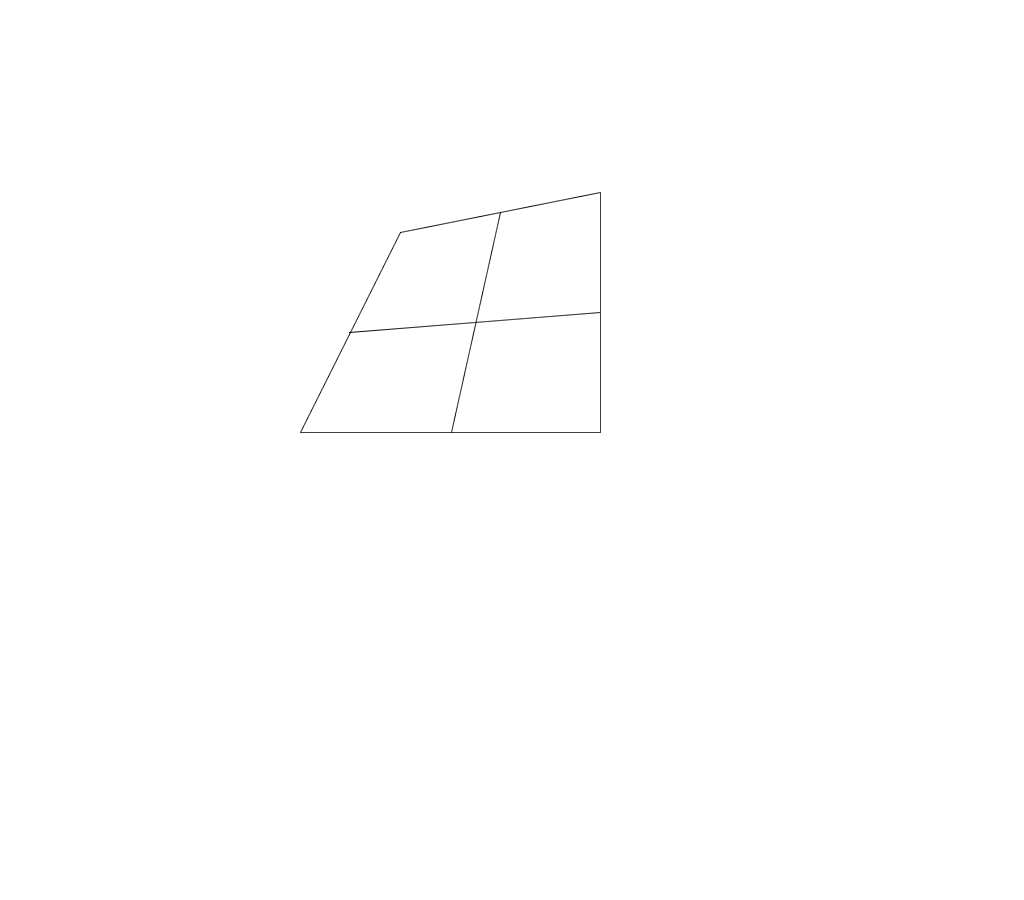
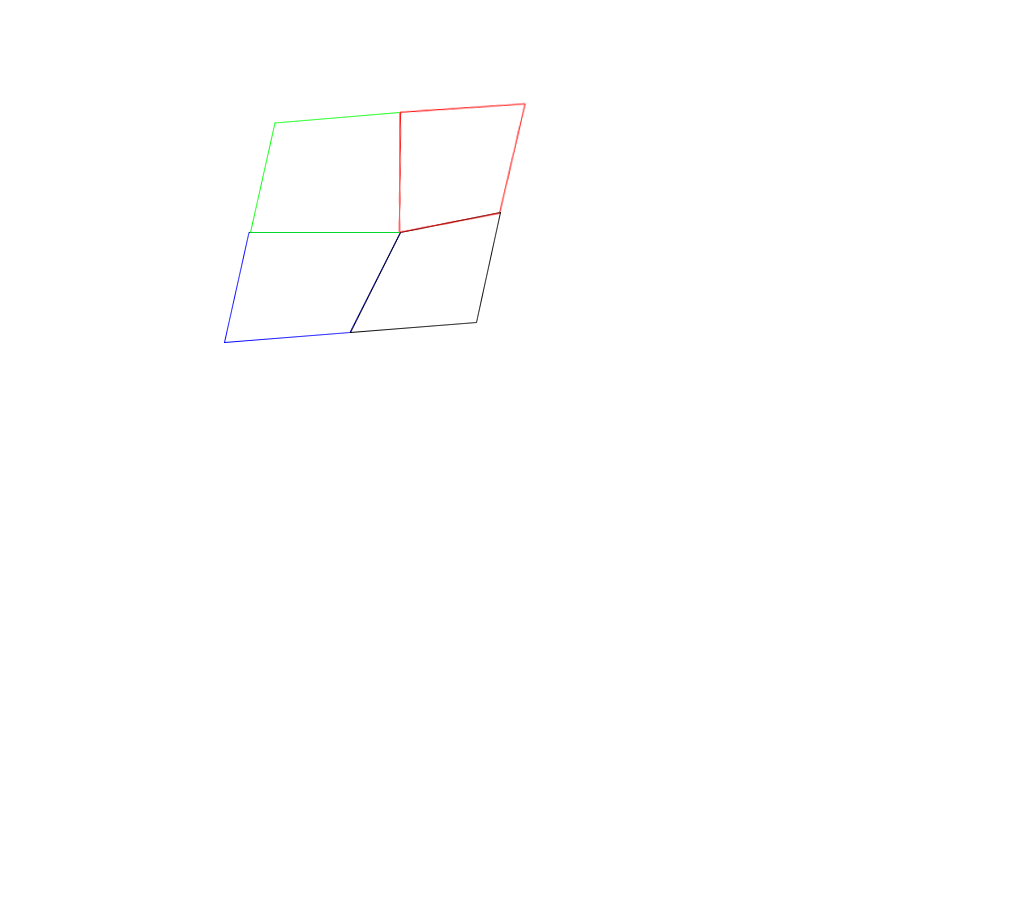
Layers edited between the first and the second 1024×900 image:
showed "图层 4" over [250, 112, 400, 233]
showed "图层 3" over [398, 102, 527, 233]
showed "图层 2" over [350, 212, 501, 333]
showed "图层 1" over [224, 232, 401, 343]
hid "图层 0", painted on it, masked it over [300, 192, 601, 433]
